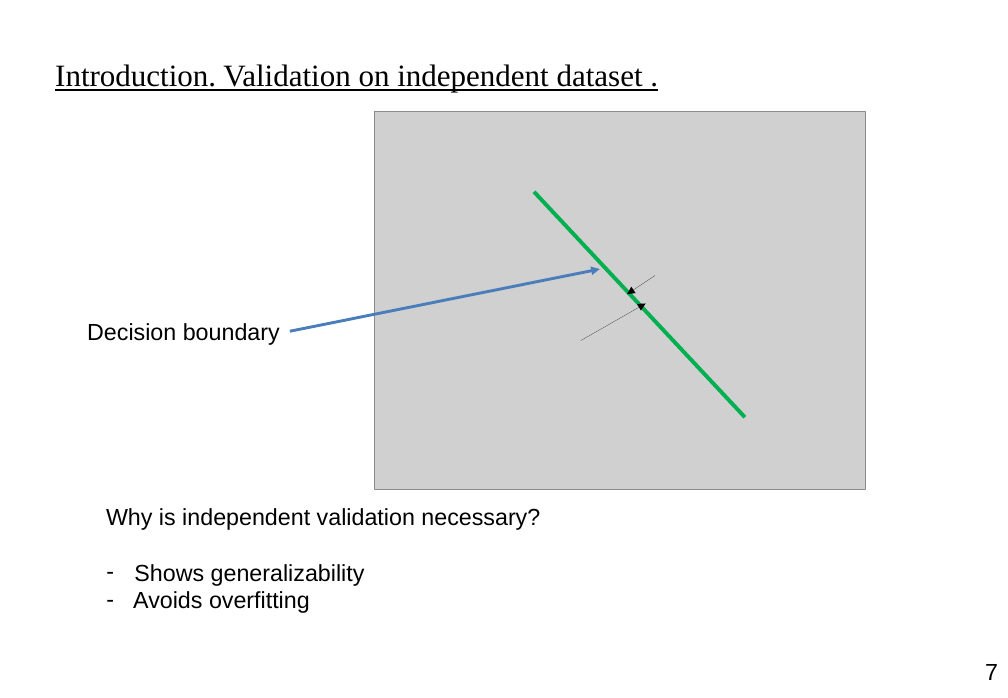
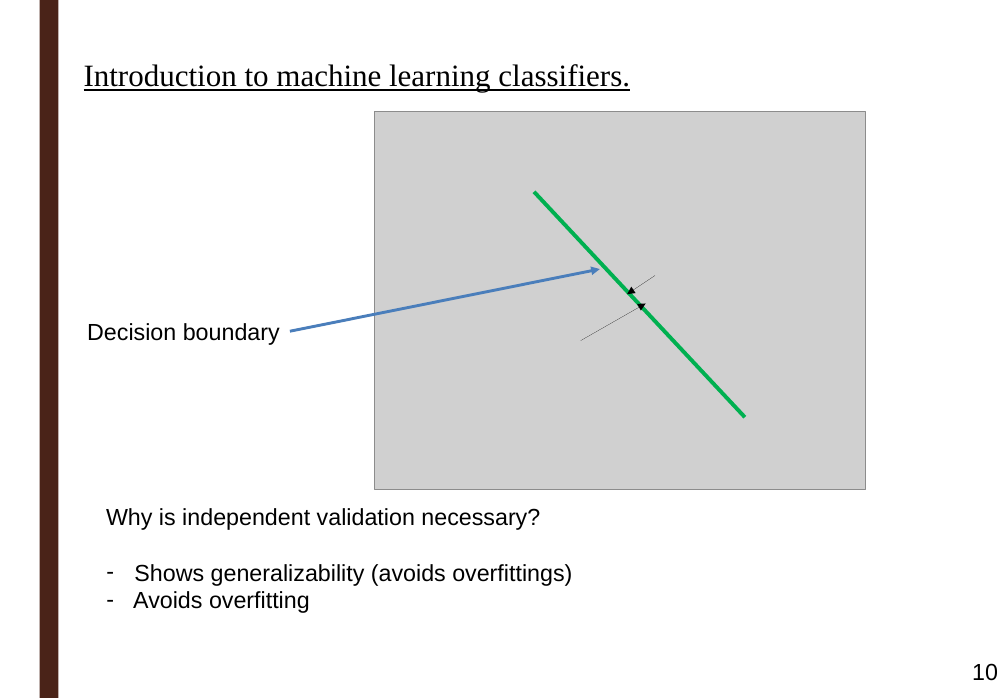
Before and after one commit to ortiztud/fmri_analysis_intro, a slide deck: slide 10 of slides/slides_session-5.pptx (slide 7 before the commit). Drawn at 1008x698 pixels with LibreOffice and Linux fonts; fonts in the diff are those of the drawing; grey boxes stand for pictures; background and template pictures are left out. Boxes give left, top, right and bottom in pixels: in the first picture for what was removed or moved away, otherwise in the second. Text is boxed around its words. In the diff, an @@ line names an element or a change of style, - is before the commit and + after.

```diff
--- a/slides/slides_session-5.pptx
+++ b/slides/slides_session-5.pptx
@@ rectangle added at bbox=[39, 0, 58, 698], fill #4A2318 @@
@@ text at bbox=[84, 64, 630, 92]: text changed @@
-Introduction. Validation on independent dataset .
+Introduction to machine learning classifiers.
@@ text at bbox=[134, 564, 572, 586]: text changed @@
-– Shows generalizability
+– Shows generalizability (avoids overfittings)
@@ page number at bbox=[972, 663, 998, 681]: text changed @@
-7
+10
```
Also in this commit, not shown: 19 other slides changed, 15 slides added, 7 slides removed, 1 other file.
